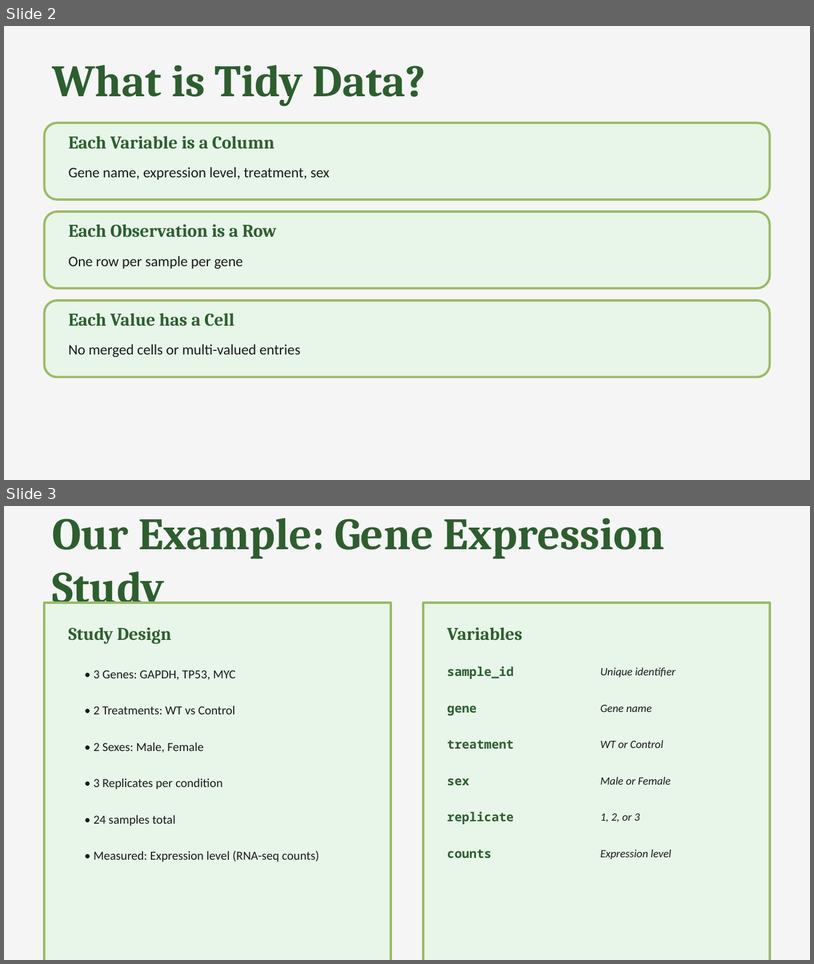
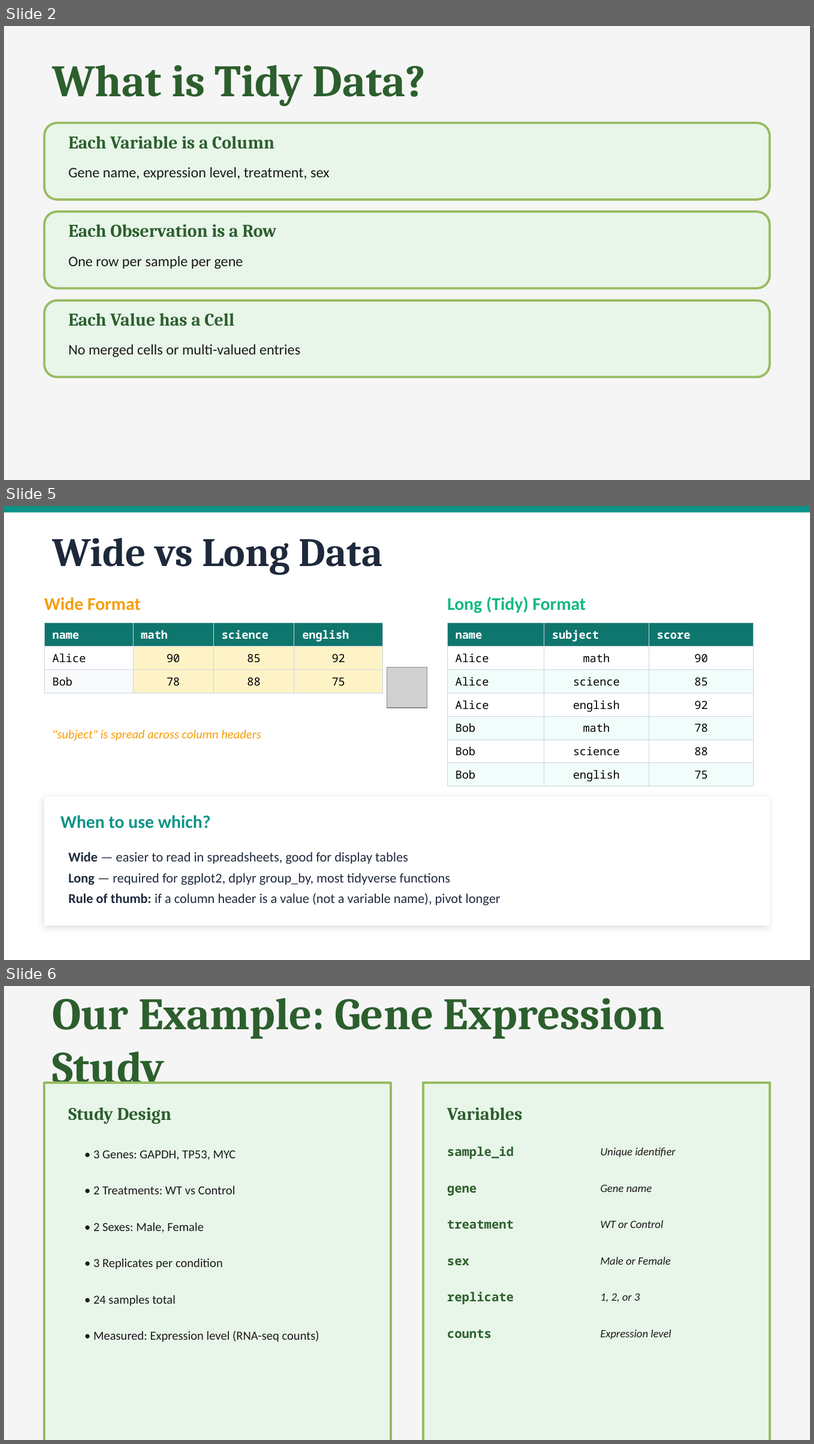
Before and after one commit to mpmorley/LBI_Rclub_Fall2025, a slide deck: 06_tidydata.pptx. Shown one above the other, each under a label of ours: slides 2 and 3 before the commit, slides 2, 5 and 6 after it; the slides between them are not shown. The pictures are 814x964 and 814x1444 pixels, drawn with LibreOffice and Linux fonts; fonts in the diff are those of the drawing; grey boxes stand for pictures. Boxes give left, top, right and bottom in pixels: in the first picture for what was removed or moved away, otherwise in the second. Text is boxed around its words. In the diff, an @@ line names an element or a change of style, - is before the commit and + after.

```diff
--- a/06_tidydata.pptx
+++ b/06_tidydata.pptx
@@ slide 5 added at <box>4,506,810,960</box>, background #FFFFFF @@
@@ rectangle added at <box>4,506,810,513</box>, fill #0D9488 @@
@@ text added at <box>53,538,383,575</box>, 36 pt, text #1E293B, bold @@
+Wide vs Long Data
@@ text added at <box>44,597,141,610</box>, 16 pt, text #F59E0B, bold @@
+Wide Format
@@ text added at <box>447,597,586,613</box>, 16 pt, text #10B981, bold @@
+Long (Tidy) Format
@@ table added at <box>44,623,383,688</box>, 3 rows, 4 columns @@
+name | math | science | english
+Alice | 90 | 85 | 92
+Bob | 78 | 88 | 75
@@ table added at <box>447,623,754,784</box>, 7 rows, 3 columns @@
+name | subject | score
+Alice | math | 90
+Alice | science | 85
+Alice | english | 92
+Bob | math | 78
+Bob | science | 88
+Bob | english | 75
@@ picture added at <box>387,667,428,708</box> @@
@@ text added at <box>52,729,261,741</box>, 11 pt, text #F59E0B, italic @@
+"subject" is spread across column headers
@@ rectangle added at <box>44,796,770,925</box>, fill #FFFFFF @@
@@ text added at <box>60,815,211,828</box>, 16 pt, text #0D9488, bold @@
+When to use which?
@@ text added at <box>68,852,501,905</box>, 12 pt, text #1E293B @@
+Wide — easier to read in spreadsheets, good for display tables
+Long — required for ggplot2, dplyr group_by, most tidyverse functions
+Rule of thumb: if a column header is a value (not a variable name), pivot longer
@@ what was slide 3 is now slide 6 @@
```
Also in this commit, not shown: 2 other slides added.
